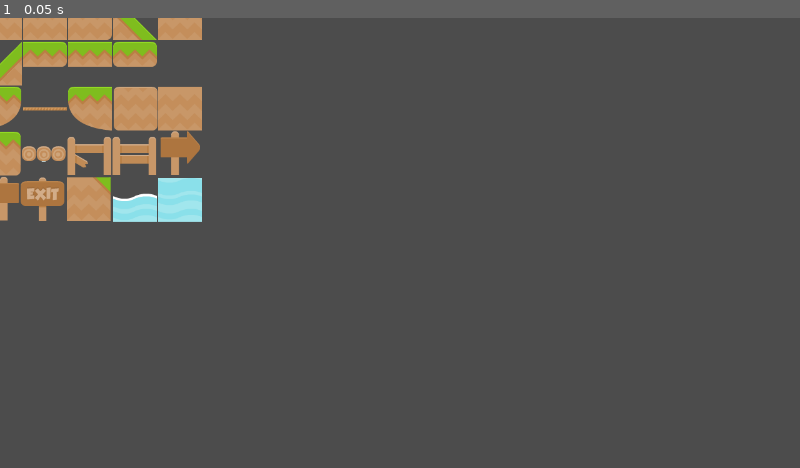
Above: before the commit, frame 1.
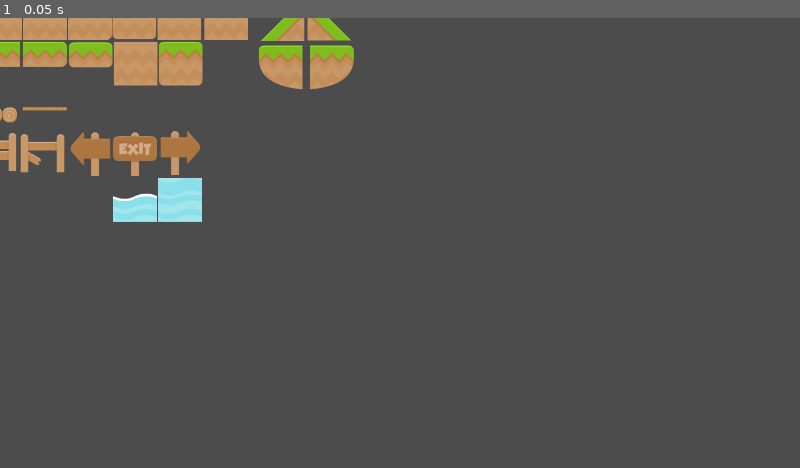
Above: after the commit, the same moment.

Repository: SpeedyLom/hueorph
Game: Godot game, scene res://entities/components/Tileset.tscn
The game is run twice, just before and just after one commit, with the same random seed, the same clock (stepped at 60 frames per second) and the same inputs. This scene is started directly instead of the project's main scene.
Inputs:
- Up to frame 1 (0.05 s): no input

The runs differ from the first frame. In frame 1, 6.9% of the frame differs, in the area x 0-45%, y 0-46%.

Commit message:
Update the TileSet to add some missing ones

Diff:
--- a/assets/tilesets/GrassTileset.tres
+++ b/assets/tilesets/GrassTileset.tres
@@ -118,6 +118,9 @@
 
 [sub_resource type="ConvexPolygonShape2D" id=46]
 points = PoolVector2Array( -35, 16, -30, 10, 29, 10, 35, 15, 35, 28, 30, 34, -29, 34, -35, 28 )
+
+[sub_resource type="ConvexPolygonShape2D" id=47]
+points = PoolVector2Array( -35, -35, 35, -35, 35, 5, -35, 5 )
 
 [sub_resource type="ConvexPolygonShape2D" id=15]
 points = PoolVector2Array( 34, 35, -35, 35, 34, -34 )
@@ -1141,3 +1144,24 @@
 48/shape_one_way_margin = 0.0
 48/shapes = [  ]
 48/z_index = 0
+49/name = "GrassPlatformLeft"
+49/texture = ExtResource( 1 )
+49/tex_offset = Vector2( 0, 0 )
+49/modulate = Color( 1, 1, 1, 1 )
+49/region = Rect2( 576, 360, 70, 70 )
+49/tile_mode = 0
+49/occluder_offset = Vector2( 35, 35 )
+49/navigation_offset = Vector2( 35, 35 )
+49/shape_offset = Vector2( 35, 35 )
+49/shape_transform = Transform2D( 1, 0, 0, 1, 35, 35 )
+49/shape = SubResource( 47 )
+49/shape_one_way = false
+49/shape_one_way_margin = 1.0
+49/shapes = [ {
+"autotile_coord": Vector2( 0, 0 ),
+"one_way": false,
+"one_way_margin": 1.0,
+"shape": SubResource( 47 ),
+"shape_transform": Transform2D( 1, 0, 0, 1, 35, 35 )
+} ]
+49/z_index = 0
--- a/entities/components/Tileset.tscn
+++ b/entities/components/Tileset.tscn
@@ -27,9 +27,48 @@
 
 [node name="CollisionPolygon2D" type="CollisionPolygon2D" parent="GrassDirtCentre/StaticBody2D"]
 polygon = PoolVector2Array( 35, -35, -35, -35, -35, 35, 35, 35 )
+__meta__ = {
+"_edit_group_": true
+}
+
+[node name="GrassDirtRight" type="Sprite" parent="."]
+position = Vector2( 144, 0 )
+texture = ExtResource( 1 )
+region_enabled = true
+region_rect = Rect2( 504, 504, 70, 70 )
+
+[node name="StaticBody2D" type="StaticBody2D" parent="GrassDirtRight"]
+
+[node name="CollisionPolygon2D" type="CollisionPolygon2D" parent="GrassDirtRight/StaticBody2D"]
+polygon = PoolVector2Array( -35, -35, 29, -35, 35, -30, 35, 28, 31, 35, -35, 35 )
+
+[node name="GrassRound" type="Sprite" parent="."]
+position = Vector2( 215, -1 )
+texture = ExtResource( 1 )
+region_enabled = true
+region_rect = Rect2( 576, 792, 70, 70 )
+__meta__ = {
+"_edit_group_": true
+}
+
+[node name="StaticBody2D" type="StaticBody2D" parent="GrassRound"]
+
+[node name="CollisionPolygon2D" type="CollisionPolygon2D" parent="GrassRound/StaticBody2D"]
+polygon = PoolVector2Array( 28, -36, -28, -36, -35, -31, -35, 27, -30, 34, 28, 34, 35, 29, 35, -30 )
+
+[node name="GrassDirtSlopeLeft" type="Sprite" parent="."]
+position = Vector2( 287, 0 )
+texture = ExtResource( 1 )
+region_enabled = true
+region_rect = Rect2( 576, 72, 70, 70 )
+
+[node name="StaticBody2D" type="StaticBody2D" parent="GrassDirtSlopeLeft"]
+
+[node name="CollisionPolygon2D" type="CollisionPolygon2D" parent="GrassDirtSlopeLeft/StaticBody2D"]
+polygon = PoolVector2Array( -35, -35, 35, -35, 35, 35, -35, 35 )
 
 [node name="GrassDirtSlopeRight" type="Sprite" parent="."]
-position = Vector2( 142, 290 )
+position = Vector2( 362, 0 )
 texture = ExtResource( 1 )
 region_enabled = true
 region_rect = Rect2( 504, 864, 70, 70 )
@@ -42,47 +81,19 @@
 [node name="CollisionPolygon2D" type="CollisionPolygon2D" parent="GrassDirtSlopeRight/StaticBody2D"]
 polygon = PoolVector2Array( 35, -35, -35, -35, -35, 35, 35, 35 )
 
-[node name="WaterFull" type="Sprite" parent="."]
-position = Vector2( 288, 291 )
-texture = ExtResource( 1 )
-region_enabled = true
-region_rect = Rect2( 504, 216, 70, 70 )
-__meta__ = {
-"_edit_group_": true
-}
-
-[node name="StaticBody2D" type="StaticBody2D" parent="WaterFull"]
-
-[node name="CollisionPolygon2D" type="CollisionPolygon2D" parent="WaterFull/StaticBody2D"]
-polygon = PoolVector2Array( 35, -35, -35, -35, -35, 35, 35, 35 )
-
-[node name="WaterWaves" type="Sprite" parent="."]
-position = Vector2( 216, 291 )
-texture = ExtResource( 1 )
-region_enabled = true
-region_rect = Rect2( 432, 576, 70, 70 )
-__meta__ = {
-"_edit_group_": true
-}
-
-[node name="StaticBody2D" type="StaticBody2D" parent="WaterWaves"]
-
-[node name="CollisionPolygon2D" type="CollisionPolygon2D" parent="WaterWaves/StaticBody2D"]
-polygon = PoolVector2Array( 35, 35, 35, -2, 18, -6, -5, -1, -24, 2, -35, -2, -35, 35 )
-
-[node name="GrassDirtRight" type="Sprite" parent="."]
-position = Vector2( 144, 0 )
-texture = ExtResource( 1 )
-region_enabled = true
-region_rect = Rect2( 504, 504, 70, 70 )
-
-[node name="StaticBody2D" type="StaticBody2D" parent="GrassDirtRight"]
-
-[node name="CollisionPolygon2D" type="CollisionPolygon2D" parent="GrassDirtRight/StaticBody2D"]
-polygon = PoolVector2Array( -35, -35, 29, -35, 35, -30, 35, 28, 31, 35, -35, 35 )
+[node name="GrassDirtSteepSlopeLeft" type="Sprite" parent="."]
+position = Vector2( 452, 2 )
+texture = ExtResource( 1 )
+region_enabled = true
+region_rect = Rect2( 576, 144, 70, 70 )
+
+[node name="StaticBody2D" type="StaticBody2D" parent="GrassDirtSteepSlopeLeft"]
+
+[node name="CollisionPolygon2D" type="CollisionPolygon2D" parent="GrassDirtSteepSlopeLeft/StaticBody2D"]
+polygon = PoolVector2Array( 34, -34, -35, 35, 34, 35 )
 
 [node name="GrassDirtSteepSlopeRight" type="Sprite" parent="."]
-position = Vector2( 216, 0 )
+position = Vector2( 527, 1 )
 texture = ExtResource( 1 )
 region_enabled = true
 region_rect = Rect2( 576, 0, 70, 70 )
@@ -92,27 +103,16 @@
 [node name="CollisionPolygon2D" type="CollisionPolygon2D" parent="GrassDirtSteepSlopeRight/StaticBody2D"]
 polygon = PoolVector2Array( -35, -35, -35, 35, 35, 35 )
 
-[node name="GrassDirtSlopeLeft" type="Sprite" parent="."]
-position = Vector2( 288, 0 )
-texture = ExtResource( 1 )
-region_enabled = true
-region_rect = Rect2( 576, 72, 70, 70 )
-
-[node name="StaticBody2D" type="StaticBody2D" parent="GrassDirtSlopeLeft"]
-
-[node name="CollisionPolygon2D" type="CollisionPolygon2D" parent="GrassDirtSlopeLeft/StaticBody2D"]
-polygon = PoolVector2Array( -35, -35, 35, -35, 35, 35, -35, 35 )
-
-[node name="GrassDirtSteepSlopeLeft" type="Sprite" parent="."]
-position = Vector2( 0, 73 )
-texture = ExtResource( 1 )
-region_enabled = true
-region_rect = Rect2( 576, 144, 70, 70 )
-
-[node name="StaticBody2D" type="StaticBody2D" parent="GrassDirtSteepSlopeLeft"]
-
-[node name="CollisionPolygon2D" type="CollisionPolygon2D" parent="GrassDirtSteepSlopeLeft/StaticBody2D"]
-polygon = PoolVector2Array( 34, -34, -35, 35, 34, 35 )
+[node name="GrassPlatformLeft" type="Sprite" parent="."]
+position = Vector2( -78, 72 )
+texture = ExtResource( 1 )
+region_enabled = true
+region_rect = Rect2( 576, 360, 70, 70 )
+
+[node name="StaticBody2D" type="StaticBody2D" parent="GrassPlatformLeft"]
+
+[node name="CollisionPolygon2D" type="CollisionPolygon2D" parent="GrassPlatformLeft/StaticBody2D"]
+polygon = PoolVector2Array( -35, -35, 35, -35, 35, 5, -35, 5 )
 
 [node name="GrassPlatformRight" type="Sprite" parent="."]
 position = Vector2( 72, 73 )
@@ -126,7 +126,7 @@
 polygon = PoolVector2Array( -36, -35, -36, 5, 28, 5, 34, 0, 34, -29, 28, -35 )
 
 [node name="GrassPlatformCentre" type="Sprite" parent="."]
-position = Vector2( 144, 73 )
+position = Vector2( -3, 73 )
 texture = ExtResource( 1 )
 region_enabled = true
 region_rect = Rect2( 576, 288, 70, 70 )
@@ -137,7 +137,7 @@
 polygon = PoolVector2Array( -35, -35, 35, -35, 35, 5, -35, 5 )
 
 [node name="GrassPlatformRound" type="Sprite" parent="."]
-position = Vector2( 216, 73 )
+position = Vector2( 145, 74 )
 texture = ExtResource( 1 )
 region_enabled = true
 region_rect = Rect2( 576, 432, 70, 70 )
@@ -148,7 +148,7 @@
 polygon = PoolVector2Array( 30, -35, 35, -30, 35, -1, 30, 5, -29, 5, -35, 0, -35, -29, -30, -35 )
 
 [node name="GrassRoundRight" type="Sprite" parent="."]
-position = Vector2( -1, 145 )
+position = Vector2( 531, 79 )
 texture = ExtResource( 1 )
 region_enabled = true
 region_rect = Rect2( 576, 576, 70, 70 )
@@ -162,7 +162,7 @@
 polygon = PoolVector2Array( -36, -36, -36, 34, -14, 31, 6, 25, 17, 19, 27, 9, 33, -4, 34, -12, 34, -30, 28, -36 )
 
 [node name="GrassRoundLeft" type="Sprite" parent="."]
-position = Vector2( 144, 145 )
+position = Vector2( 449, 79 )
 texture = ExtResource( 1 )
 region_enabled = true
 region_rect = Rect2( 576, 720, 70, 70 )
@@ -175,22 +175,8 @@
 [node name="CollisionPolygon2D" type="CollisionPolygon2D" parent="GrassRoundLeft/StaticBody2D"]
 polygon = PoolVector2Array( 35, -36, -30, -36, -35, -31, -35, -10, -32, 0, -26, 12, -15, 20, -2, 27, 18, 32, 35, 34 )
 
-[node name="GrassRound" type="Sprite" parent="."]
-position = Vector2( 217, 145 )
-texture = ExtResource( 1 )
-region_enabled = true
-region_rect = Rect2( 576, 792, 70, 70 )
-__meta__ = {
-"_edit_group_": true
-}
-
-[node name="StaticBody2D" type="StaticBody2D" parent="GrassRound"]
-
-[node name="CollisionPolygon2D" type="CollisionPolygon2D" parent="GrassRound/StaticBody2D"]
-polygon = PoolVector2Array( 28, -36, -28, -36, -35, -31, -35, 27, -30, 34, 28, 34, 35, 29, 35, -30 )
-
 [node name="Dirt" type="Sprite" parent="."]
-position = Vector2( 288, 145 )
+position = Vector2( 217, 73 )
 texture = ExtResource( 1 )
 region_enabled = true
 region_rect = Rect2( 576, 864, 70, 70 )
@@ -204,7 +190,7 @@
 polygon = PoolVector2Array( 35, -35, -35, -35, -35, 35, 35, 35 )
 
 [node name="GrassDirtRound" type="Sprite" parent="."]
-position = Vector2( -2, 217 )
+position = Vector2( 289, 73 )
 texture = ExtResource( 1 )
 region_enabled = true
 region_rect = Rect2( 648, 0, 70, 70 )
@@ -218,7 +204,7 @@
 polygon = PoolVector2Array( 29, -35, -28, -35, -34, -31, -35, 29, -30, 35, 29, 35, 35, 30, 35, -29 )
 
 [node name="LogPlatform" type="Sprite" parent="."]
-position = Vector2( 70, 217 )
+position = Vector2( -8, 155 )
 texture = ExtResource( 1 )
 region_enabled = true
 region_rect = Rect2( 288, 764, 70, 26 )
@@ -234,7 +220,7 @@
 polygon = PoolVector2Array( -35, 16, -30, 10, 29, 10, 35, 15, 35, 28, 30, 34, -29, 34, -35, 28 )
 
 [node name="Fence" type="Sprite" parent="."]
-position = Vector2( 215, 216 )
+position = Vector2( -9, 210 )
 texture = ExtResource( 1 )
 region_enabled = true
 region_rect = Rect2( 648, 144, 70, 70 )
@@ -243,7 +229,7 @@
 }
 
 [node name="FenceBroken" type="Sprite" parent="."]
-position = Vector2( 143, 216 )
+position = Vector2( 68, 212 )
 texture = ExtResource( 1 )
 region_enabled = true
 region_rect = Rect2( 648, 72, 70, 70 )
@@ -261,7 +247,7 @@
 }
 
 [node name="SignLeft" type="Sprite" parent="."]
-position = Vector2( -2, 289 )
+position = Vector2( 144, 218 )
 texture = ExtResource( 1 )
 region_enabled = true
 region_rect = Rect2( 288, 288, 70, 70 )
@@ -270,7 +256,7 @@
 }
 
 [node name="SignExit" type="Sprite" parent="."]
-position = Vector2( 68, 290 )
+position = Vector2( 216, 218 )
 texture = ExtResource( 1 )
 region_enabled = true
 region_rect = Rect2( 288, 360, 70, 70 )
@@ -286,3 +272,31 @@
 __meta__ = {
 "_edit_group_": true
 }
+
+[node name="WaterFull" type="Sprite" parent="."]
+position = Vector2( 288, 291 )
+texture = ExtResource( 1 )
+region_enabled = true
+region_rect = Rect2( 504, 216, 70, 70 )
+__meta__ = {
+"_edit_group_": true
+}
+
+[node name="StaticBody2D" type="StaticBody2D" parent="WaterFull"]
+
+[node name="CollisionPolygon2D" type="CollisionPolygon2D" parent="WaterFull/StaticBody2D"]
+polygon = PoolVector2Array( 35, -35, -35, -35, -35, 35, 35, 35 )
+
+[node name="WaterWaves" type="Sprite" parent="."]
+position = Vector2( 216, 291 )
+texture = ExtResource( 1 )
+region_enabled = true
+region_rect = Rect2( 432, 576, 70, 70 )
+__meta__ = {
+"_edit_group_": true
+}
+
+[node name="StaticBody2D" type="StaticBody2D" parent="WaterWaves"]
+
+[node name="CollisionPolygon2D" type="CollisionPolygon2D" parent="WaterWaves/StaticBody2D"]
+polygon = PoolVector2Array( 35, 35, 35, -2, 18, -6, -5, -1, -24, 2, -35, -2, -35, 35 )
Not shown: 1 places in assets/tilesets/GrassTileset.tres that only renumber resources
